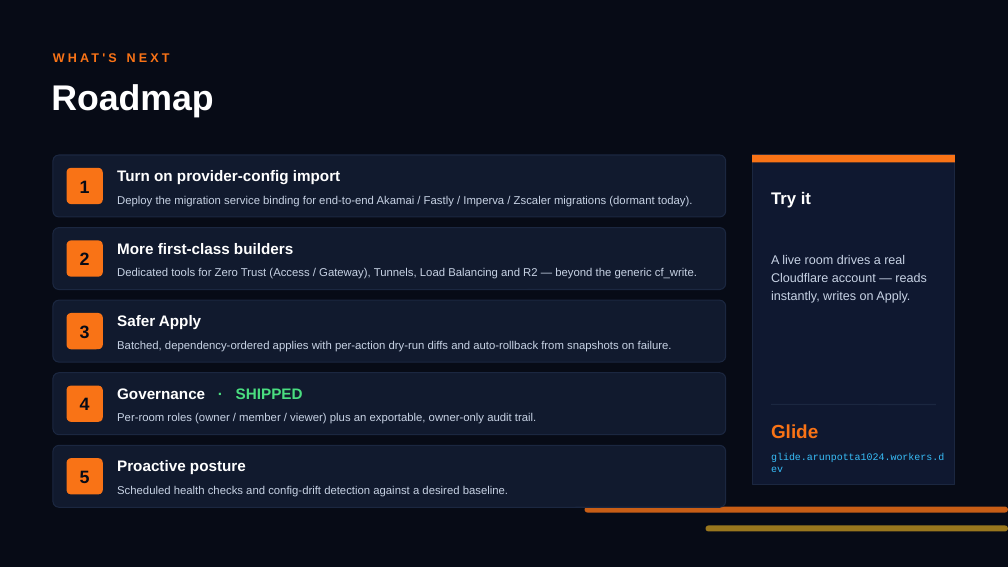
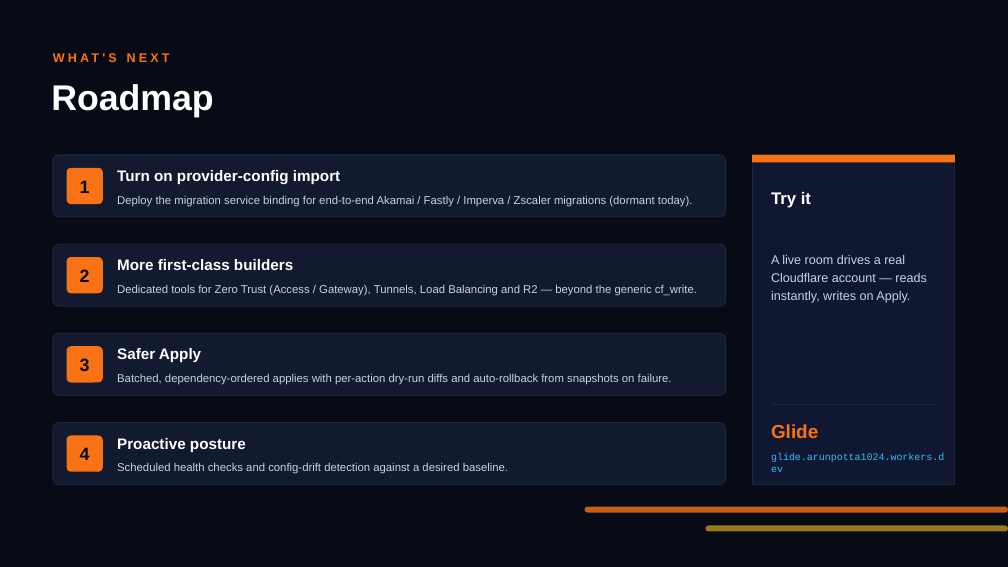
Before and after one commit to pottaarun/Glide, a slide deck: slide 7 of Glide.pptx. Drawn at 1008x567 pixels with LibreOffice and Linux fonts; fonts in the diff are those of the drawing. Boxes give left, top, right and bottom in pixels: in the first picture for what was removed or moved away, otherwise in the second. Text is boxed around its words. In the diff, an @@ line names an element or a change of style, - is before the commit and + after.

Commit message:
docs(deck): move Governance out of the roadmap into Capabilities
Roadmap slide now shows four evenly spaced phases (Governance row
removed). The Capabilities slide's 'Export & collaborate' card is
renamed 'Collaborate & govern' and covers role-based rooms (owner/
member/viewer), owner-only delete, the exportable audit trail, and the
all-rooms admin view.

```diff
--- a/Glide.pptx
+++ b/Glide.pptx
@@ 3 texts, 2 rounded rectangles: place and size @@
-3 texts, 2 rounded rectangles at bbox=[53, 228, 726, 290]
+3 texts, 2 rounded rectangles at bbox=[53, 244, 726, 306]
@@ 3 texts, 2 rounded rectangles: place and size @@
-3 texts, 2 rounded rectangles at bbox=[53, 300, 726, 362]
+3 texts, 2 rounded rectangles at bbox=[53, 333, 726, 395]
@@ text removed at bbox=[117, 388, 303, 399] @@
-Governance · SHIPPED
@@ text removed at bbox=[117, 413, 536, 424] @@
-Per-room roles (owner / member / viewer) plus an exportable, owner-only audit trail.
@@ rounded rectangle removed at bbox=[53, 445, 726, 507] @@
@@ 2 rounded rectangles, 1 text: place and size @@
-2 rounded rectangles, 1 text at bbox=[53, 373, 726, 435]
+2 rounded rectangles, 1 text at bbox=[53, 423, 726, 485]
@@ text "Proactive posture": place and size @@
-text "Proactive posture" at bbox=[117, 460, 246, 474]
+text "Proactive posture" at bbox=[117, 438, 246, 452]
@@ rounded rectangle removed at bbox=[67, 458, 103, 495] @@
@@ text removed at bbox=[80, 470, 90, 483] @@
-5
@@ text "Scheduled health checks and config-drift ...": place and size @@
-text "Scheduled health checks and config-drift ..." at bbox=[117, 486, 508, 497]
+text "Scheduled health checks and config-drift ..." at bbox=[117, 463, 508, 474]
```
Also in this commit, not shown: 1 other slide changed.
